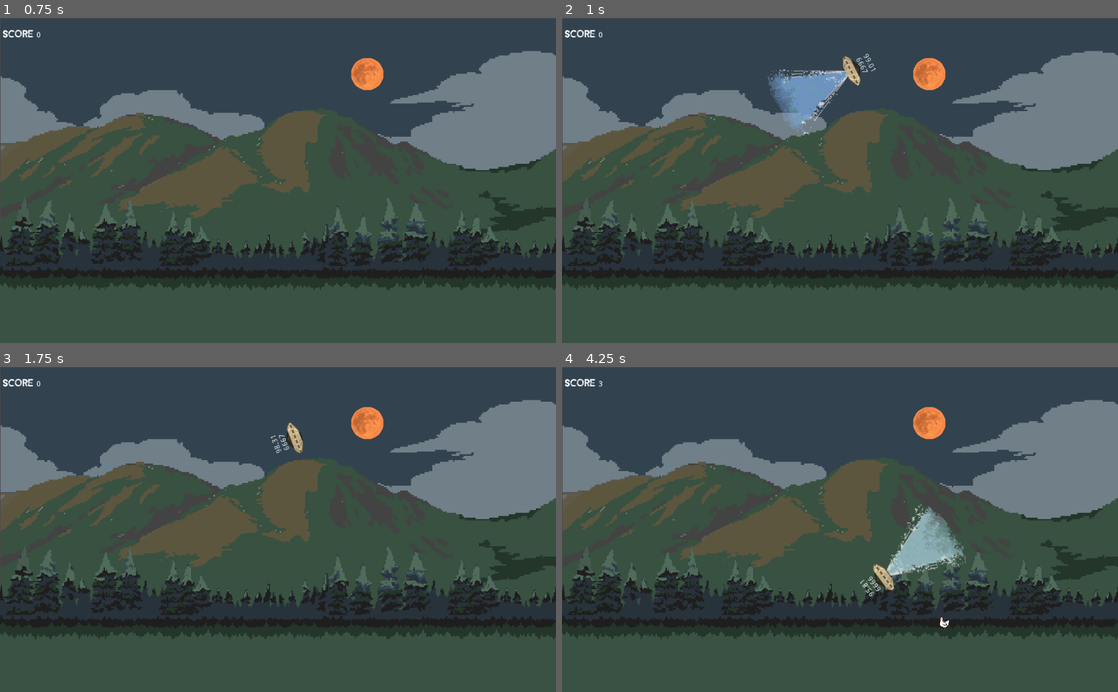
Above: before the commit, frames 1-4 (two rows, left to right).
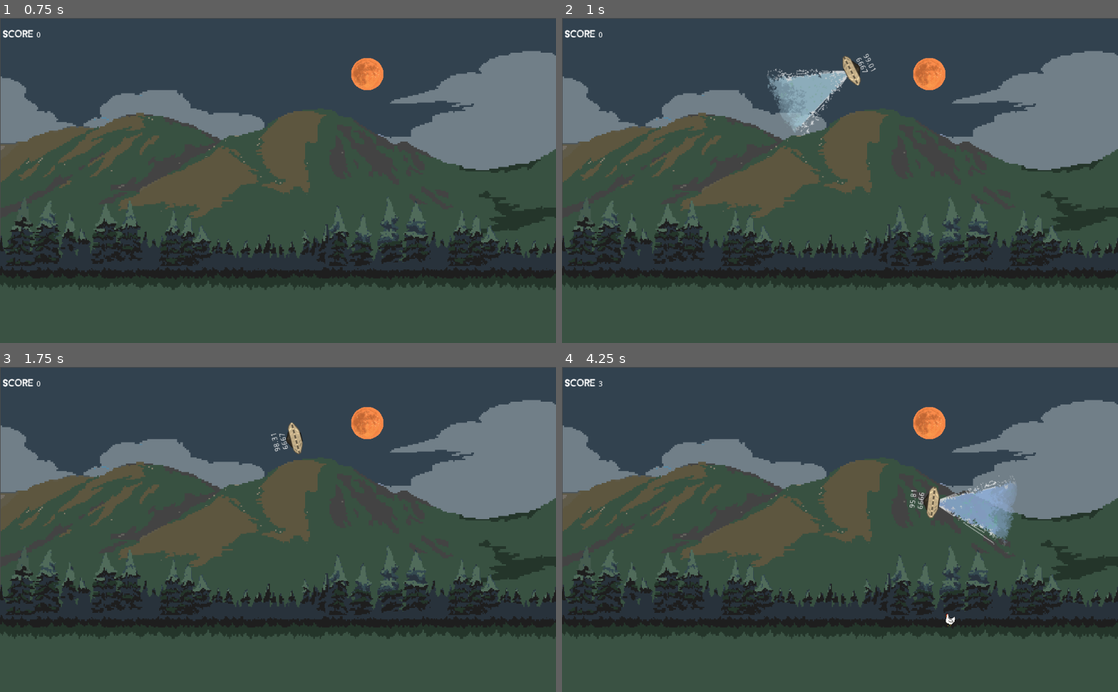
Above: after the commit, the same moments.

Repository: Beat1823/LudumDare52
Game: Godot game, scene res://Game/MainScene.tscn
Two runs of this game, one before a commit and one after it. Both use one fixed random seed, a clock stepped at 60 frames per second and the inputs below. This scene is started directly instead of the project's main scene.
Inputs:
- Up to frame 1 (0.75 s): tap Enter at 0.5 s; hold Right (Right) from 0.53 s (still down); hold Space (TractorBeam) from 0.53 s (still down)
- Up to frame 2 (1 s): keep holding Right (Right); keep holding Space (TractorBeam)
- Up to frame 3 (1.75 s): release Right (Right) at 1.28 s; release Space (TractorBeam) at 1.28 s; hold Down (Down) from 1.28 s (still down); tap Space (TractorBeam) at 1.35 s
- Up to frame 4 (4.25 s): release Down (Down) at 2.03 s; hold Right (Right) 2.03-2.78 s; hold Space (TractorBeam) 2.03-2.78 s; hold Up (Up) 2.78-3.53 s; tap Space (TractorBeam) at 2.85 s; hold Left (Left) from 3.53 s (still down); hold Space (TractorBeam) from 3.53 s (still down)

Frame 1 is identical in both runs. In frame 2, 1.2% of the frame differs, in the area x 36-52%, y 15-37%; in frame 3, 0.2%; in frame 4, 3.6%, in the area x 53-82%, y 33-81%.

Commit message:
Small tweaks to UFO/PlayerUFO.tscn

Diff:
--- a/Game/NPCS/NeutralNpc.tscn
+++ b/Game/NPCS/NeutralNpc.tscn
@@ -38,6 +38,7 @@
 scale = Vector2( 2, 2 )
 frames = SubResource( 1 )
 animation = "Cow"
+frame = 3
 playing = true
 
 [node name="CollisionShape2D" type="CollisionShape2D" parent="."]
--- a/Game/UFO/PlayerUFO.gd
+++ b/Game/UFO/PlayerUFO.gd
@@ -6,6 +6,7 @@
 export var ImpactEnergyModifier = 0.004
 export var EnergyConsuptimtionPerSec =1
 export var EnergyGain = 15
+export var EnergyLoseTeleportCenter = 20
 
 # Impact vars
 var collision_force : Vector2 = Vector2.ZERO
@@ -89,13 +90,14 @@
 		should_teleport = false
 		var bodyPos = state.transform.origin
 		var screenCenter =get_viewport_center()
+		var vieportScale = get_viewport_transform().get_scale()
 		var margin = 10
 		print(bodyPos.y-screenCenter.y)
 		if (abs(bodyPos.y-screenCenter.y) > (get_viewport_rect().size.y/2 + margin)):
 			TeleportCenterNotify()
 			state.transform.origin = screenCenter
 		else:
-			state.transform.origin = Vector2(screenCenter.x + (screenCenter.x - bodyPos.x)*0.9, bodyPos.y)
+			state.transform.origin = Vector2(screenCenter.x + (screenCenter.x - bodyPos.x)*vieportScale.x*0.9, bodyPos.y)
 
 
 	set_applied_force(collision_force+input_force)
@@ -104,7 +106,7 @@
 
 func TeleportCenterNotify():
 	tryEmitColisionParticles(Vector2(0 , 0))
-	ReduceEnergy(20)
+	ReduceEnergy(EnergyLoseTeleportCenter)
 
 func StabilizeUFO(isStab):
 	if (!isStab):
--- a/Game/UFO/PlayerUFO.tscn
+++ b/Game/UFO/PlayerUFO.tscn
@@ -50,6 +50,7 @@
 }
 ForwardInputCurve = ExtResource( 7 )
 ReverseInputCurve = ExtResource( 6 )
+stabilize_torqueForce = 8000.0
 StabilizeDownAngleThershold = 190.0
 stabilize_curve = ExtResource( 5 )
 StabilizeDelaySeconds = 0.3
@@ -103,7 +104,6 @@
 position = Vector2( 1, 80 )
 scale = Vector2( 1.2, 1.2 )
 frames = SubResource( 4 )
-frame = 2
 playing = true
 
 [node name="HarvestArea" type="Area2D" parent="."]
